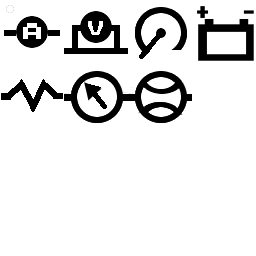
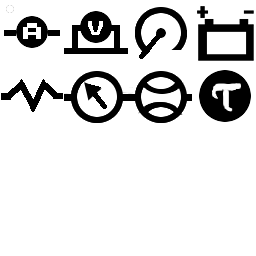
Comparing the layer stacks of the two 256 x 256 images. Changes:
added layer "torque" above "power" over [199, 70, 251, 122]
